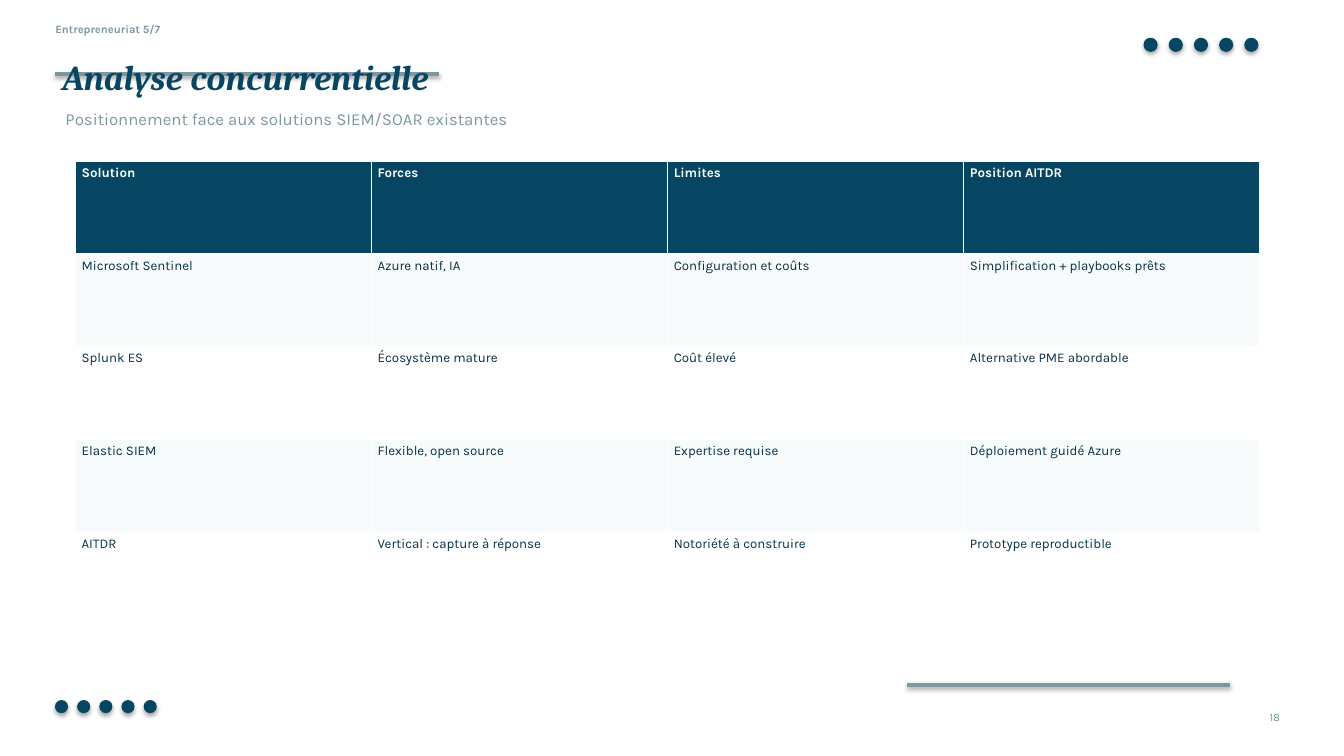
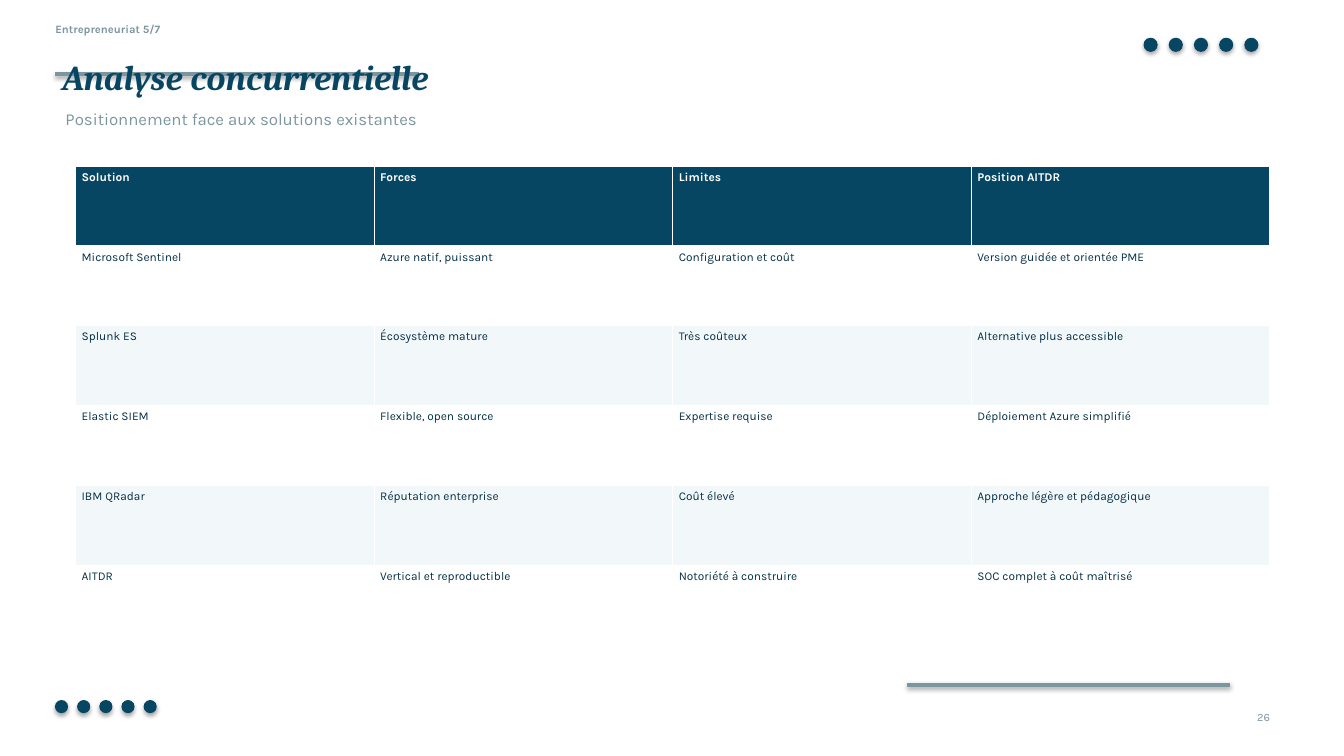
Before and after one commit to slayqueearikma-beep/test, a slide deck: slide 26 of presentation/AITDR_completed_after_slide_13.pptx (slide 18 before the commit). Drawn at 1344x756 pixels with LibreOffice and Linux fonts; fonts in the diff are those of the drawing. Boxes give left, top, right and bottom in pixels: in the first picture for what was removed or moved away, otherwise in the second. Text is boxed around its words. In the diff, an @@ line names an element or a change of style, - is before the commit and + after.

```diff
--- a/presentation/AITDR_completed_after_slide_13.pptx
+++ b/presentation/AITDR_completed_after_slide_13.pptx
@@ rectangle resized from (x1=55, y1=73, x2=439, y2=76) to (x1=55, y1=73, x2=418, y2=76) @@
@@ rectangle at (x1=55, y1=73, x2=418, y2=76): fill #7D97A1 to #7C96A0; outline #7D97A1 0.75 pt to #7C96A0 0.75 pt @@
@@ text at (x1=65, y1=113, x2=416, y2=125): text changed; text colour #7D97A1 to #7C96A0 @@
-Positionnement face aux solutions SIEM/SOAR existantes
+Positionnement face aux solutions existantes
@@ table at (x1=76, y1=166, x2=1269, y2=645) @@
-row 2: Microsoft Sentinel | Azure natif, IA | Configuration et coûts | Simplification + playbooks prêts
-row 3: Splunk ES | Écosystème mature | Coût élevé | Alternative PME abordable
-row 4: Elastic SIEM | Flexible, open source | Expertise requise | Déploiement guidé Azure
-row 5: AITDR | Vertical : capture à réponse | Notoriété à construire | Prototype reproductible
+row 2: Microsoft Sentinel | Azure natif, puissant | Configuration et coût | Version guidée et orientée PME
+row 3: Splunk ES | Écosystème mature | Très coûteux | Alternative plus accessible
+row 4: Elastic SIEM | Flexible, open source | Expertise requise | Déploiement Azure simplifié
+row 5: IBM QRadar | Réputation enterprise | Coût élevé | Approche légère et pédagogique
+row 6: AITDR | Vertical et reproductible | Notoriété à construire | SOC complet à coût maîtrisé
@@ table resized from (x1=76, y1=161, x2=1261, y2=625) to (x1=76, y1=166, x2=1269, y2=645) @@
@@ text at (x1=1257, y1=714, x2=1270, y2=721): text changed; text colour #7D97A1 to #7C96A0 @@
-18
+26
```
Also in this commit, not shown: 12 other slides changed, 25 slides added, 14 slides removed.
